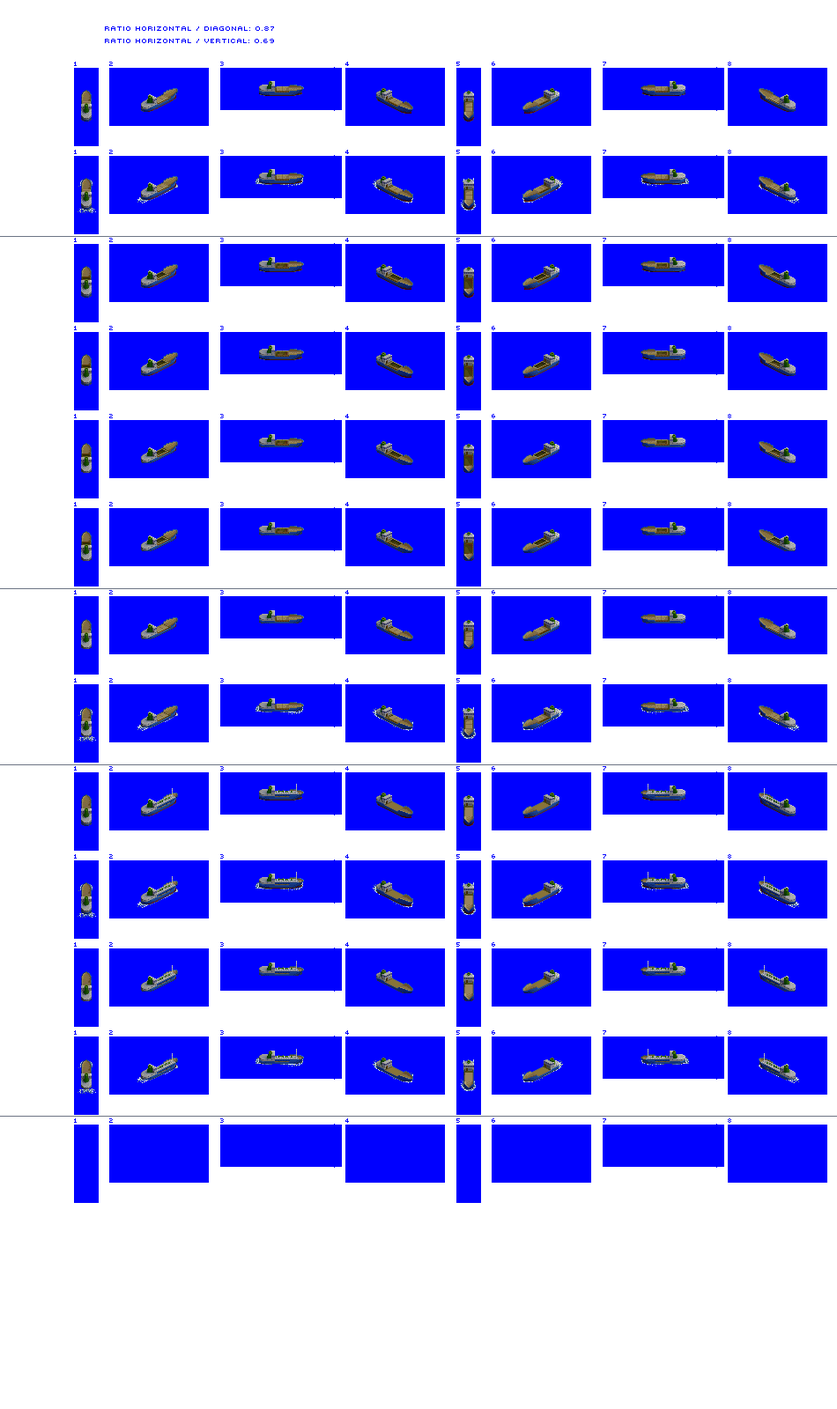
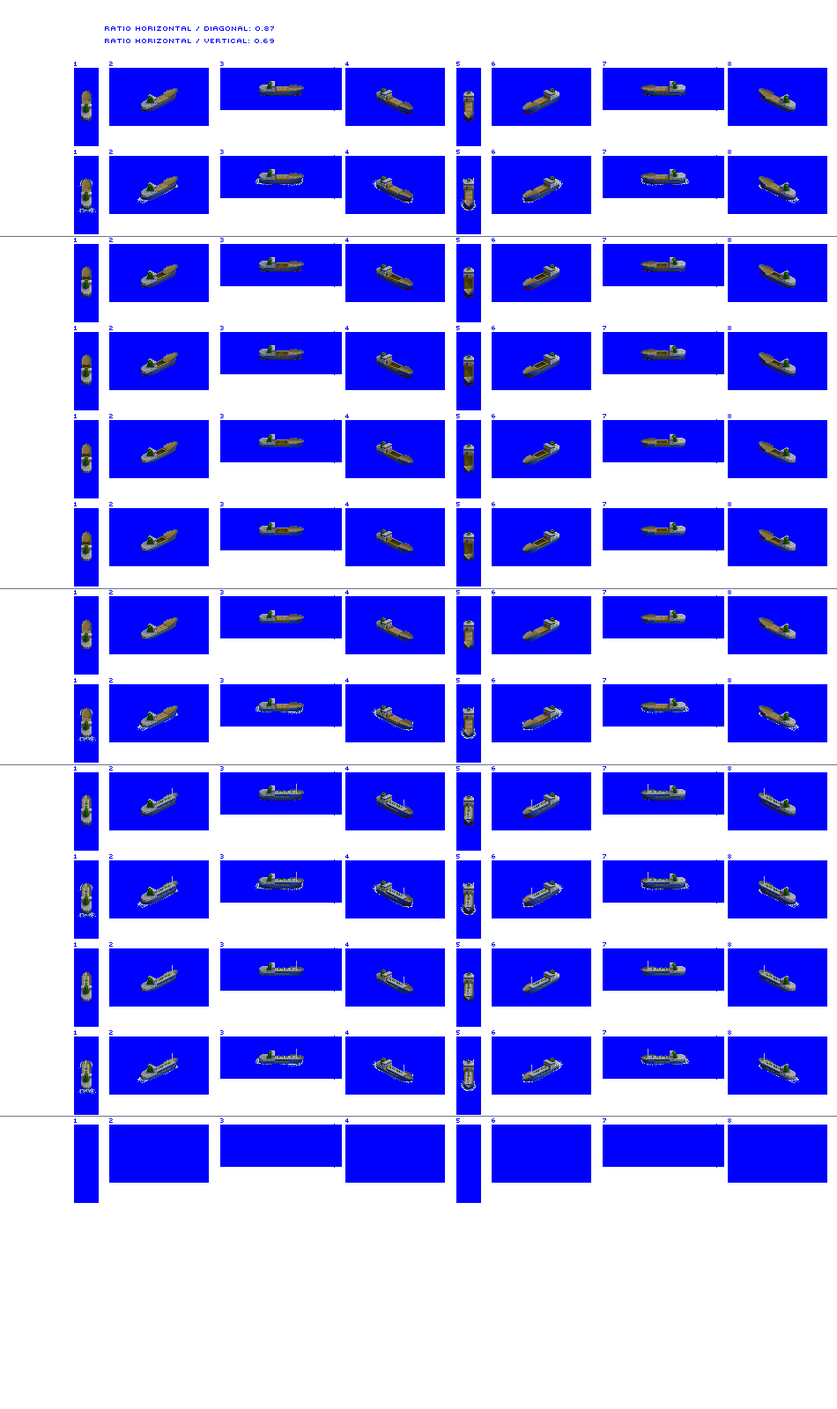
Layered file, before and after one edit (837px x 1409px). Changes by layer:
painted on "Layer 2 copy 4" over [83,795,549,1086]
